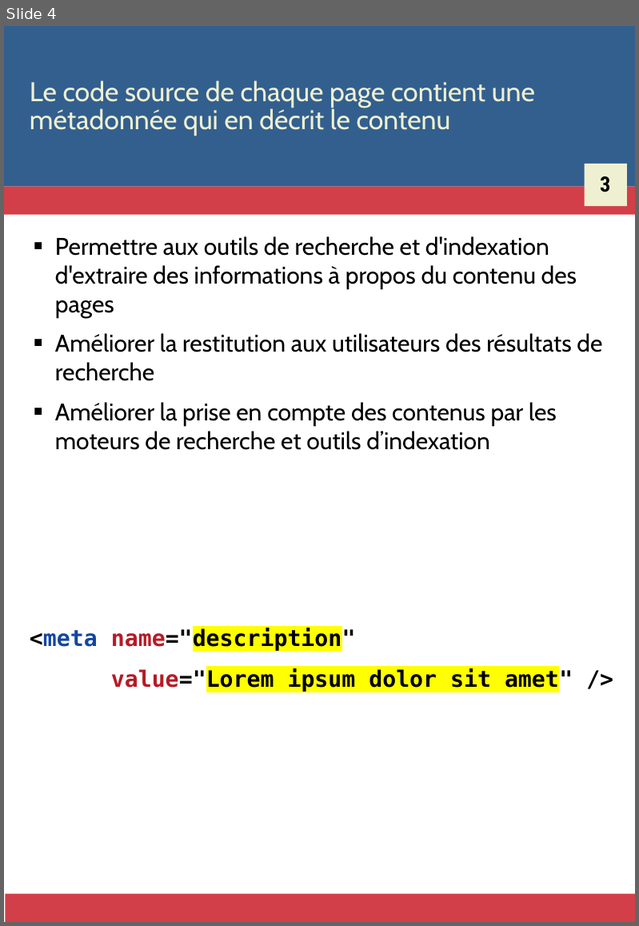
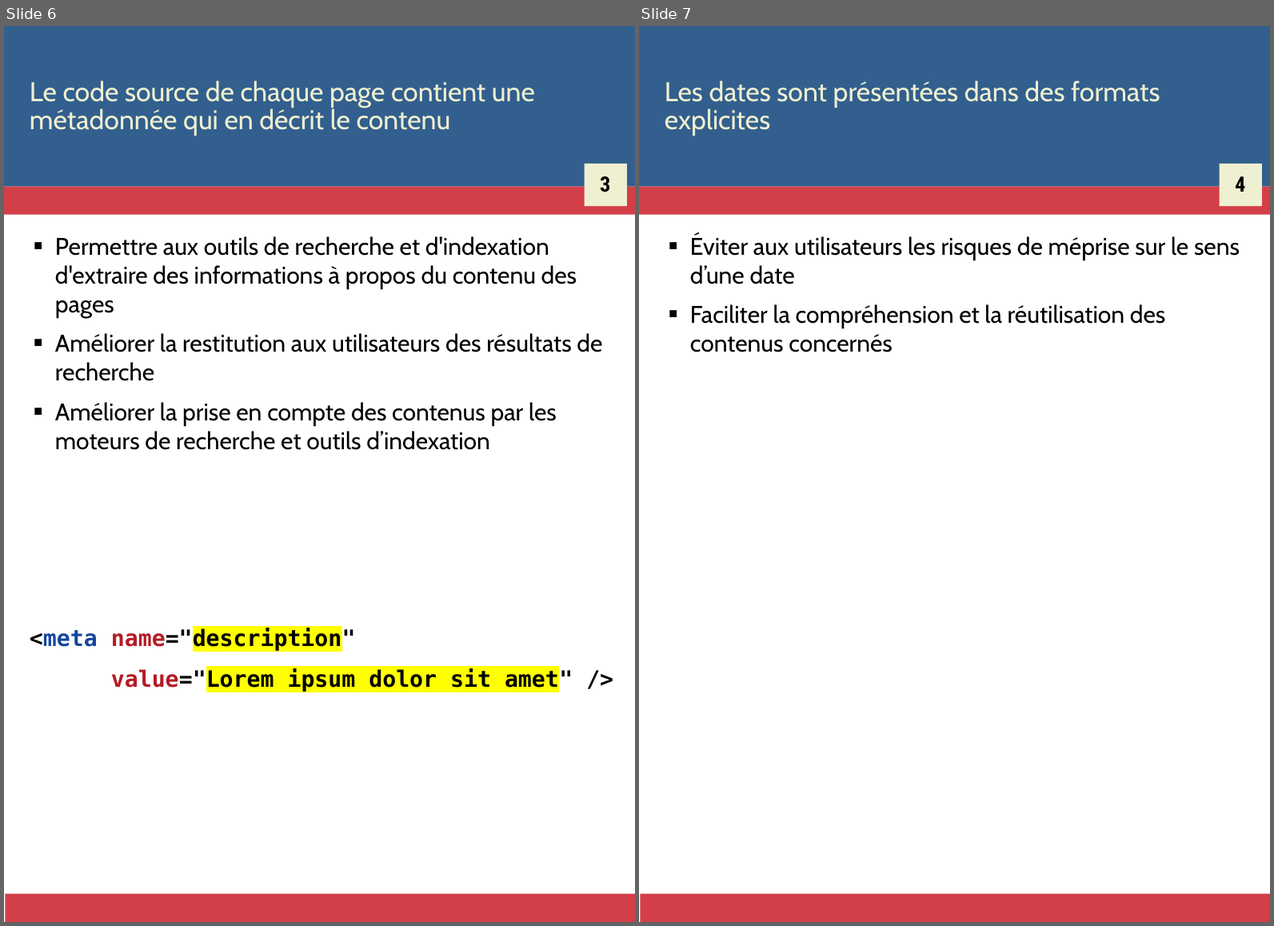
Before and after one commit to Zigazou/bonnes-pratiques-illustrees, a slide deck: bonnes-pratiques.odp. Shown side by side, each under a label of ours: slide 4 before the commit, slides 6 and 7 after it. The pictures are 639x926 and 1274x926 pixels, drawn with LibreOffice and Linux fonts; fonts in the diff are those of the drawing. Boxes give left, top, right and bottom in pixels: in the first picture for what was removed or moved away, otherwise in the second. Text is boxed around its words. In the diff, an @@ line names an element or a change of style, - is before the commit and + after.

```diff
--- a/bonnes-pratiques.odp
+++ b/bonnes-pratiques.odp
@@ slide 7 added at (x1=639, y1=26, x2=1270, y2=922), background #FFFFFF; not listed: 4 template elements that a slide beside it also shows @@
@@ title added at (x1=665, y1=80, x2=1160, y2=136), 18 pt, text #EFF0D1 @@
+Les dates sont présentées dans des formats explicites
@@ text added at (x1=1235, y1=176, x2=1245, y2=192), 14 pt, text #000000, bold @@
+4
@@ text added at (x1=690, y1=234, x2=1240, y2=352), 16 pt, text #000000 @@
+■ Éviter aux utilisateurs les risques de méprise sur le sens d’une date
+■ Faciliter la compréhension et la réutilisation des contenus concernés
@@ what was slide 4 is now slide 6 @@
```
Also in this commit, not shown: 3 slides changed, 15 other slides added, 30 other files.
